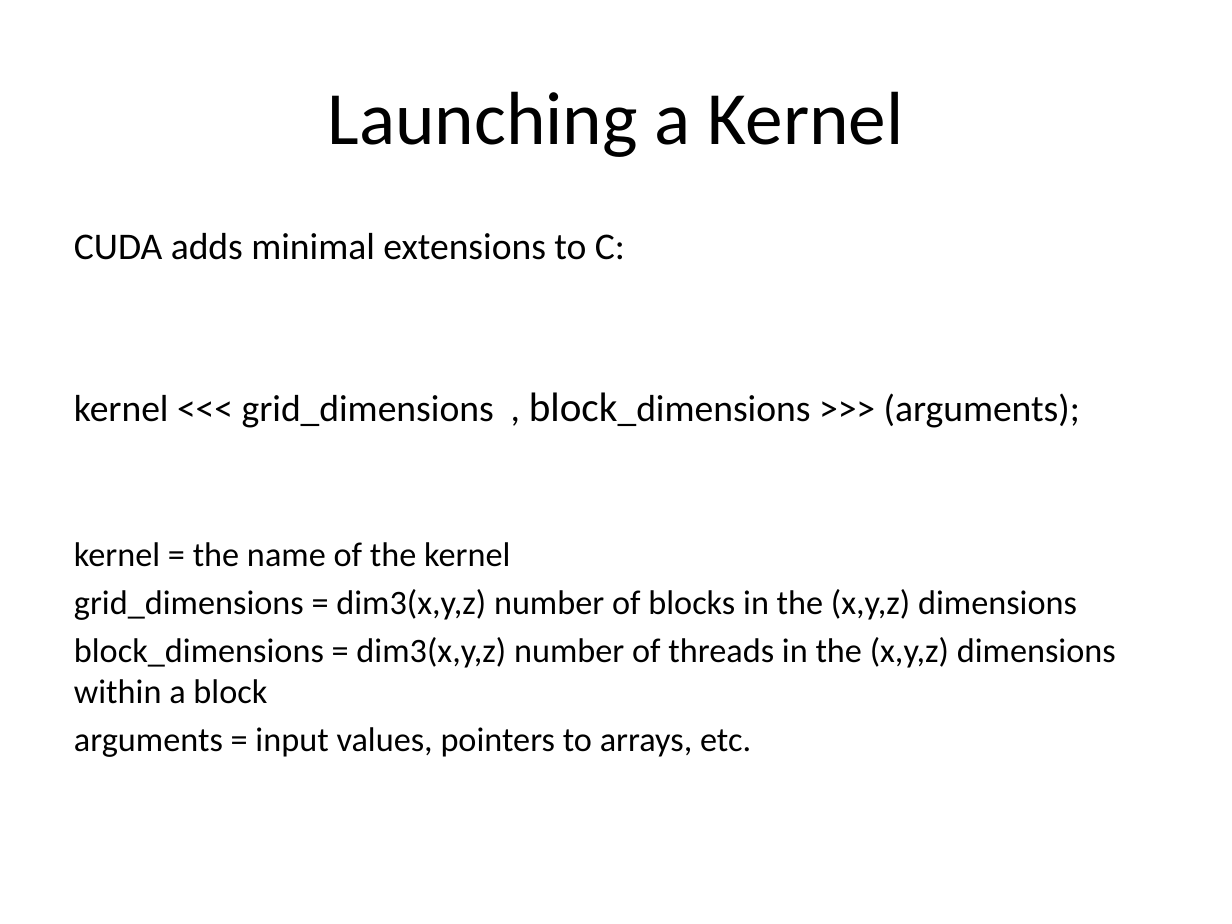
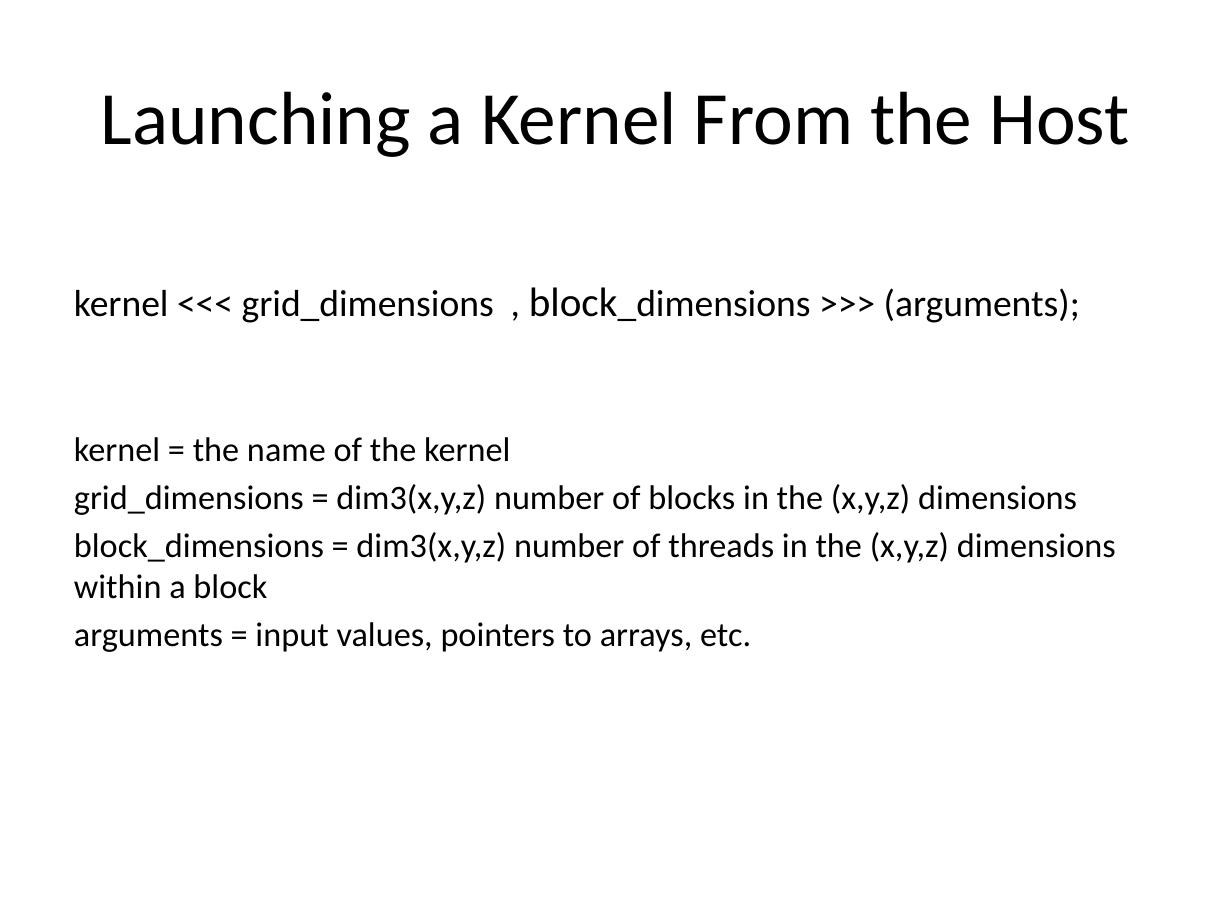
Before and after one commit to sellitforcache/cuda_tut, a slide deck: slide 9 of cuda_tut.pptx. Drawn at 1232x924 pixels with LibreOffice and Linux fonts; fonts in the diff are those of the drawing. Boxes give left, top, right and bottom in pixels: in the first picture for what was removed or moved away, otherwise in the second. Text is boxed around its words. In the diff, an @@ line names an element or a change of style, - is before the commit and + after.

```diff
--- a/cuda_tut.pptx
+++ b/cuda_tut.pptx
@@ title at <box>101,91,1129,157</box>: text changed @@
-Launching a Kernel
+Launching a Kernel From the Host
@@ text at <box>74,233,625,260</box>: paragraph removed @@
-CUDA adds minimal extensions to C:
```
Also in this commit, not shown: 5 other slides changed, 3 slides added, 1 slide removed.
